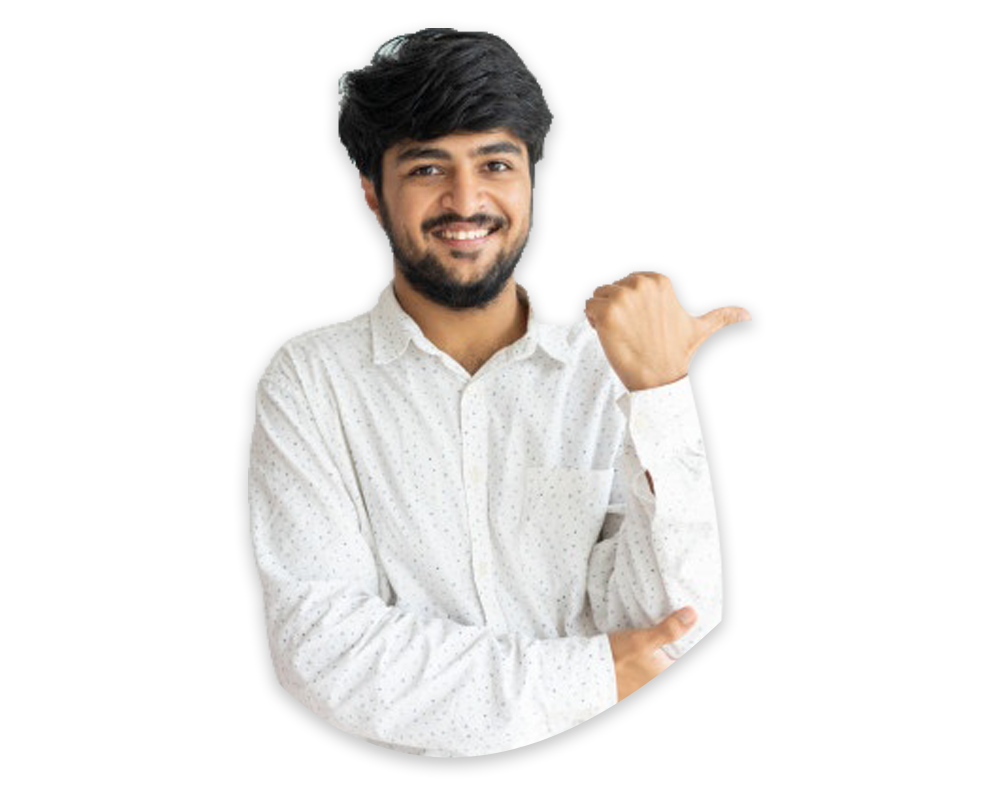
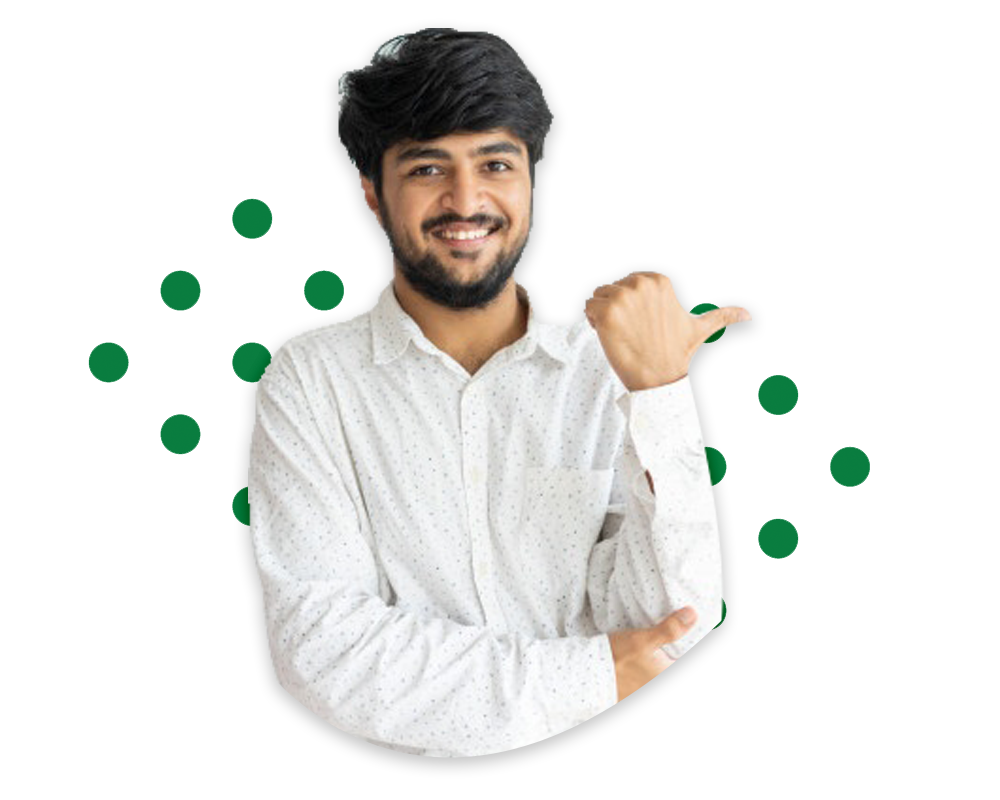
Layered file, before and after one edit (1000px x 800px). Changes by layer:
added layer "Layer 2" above "Layer 3" over bbox(689, 303, 870, 630)
added layer "Layer 3" over bbox(88, 198, 870, 526)
